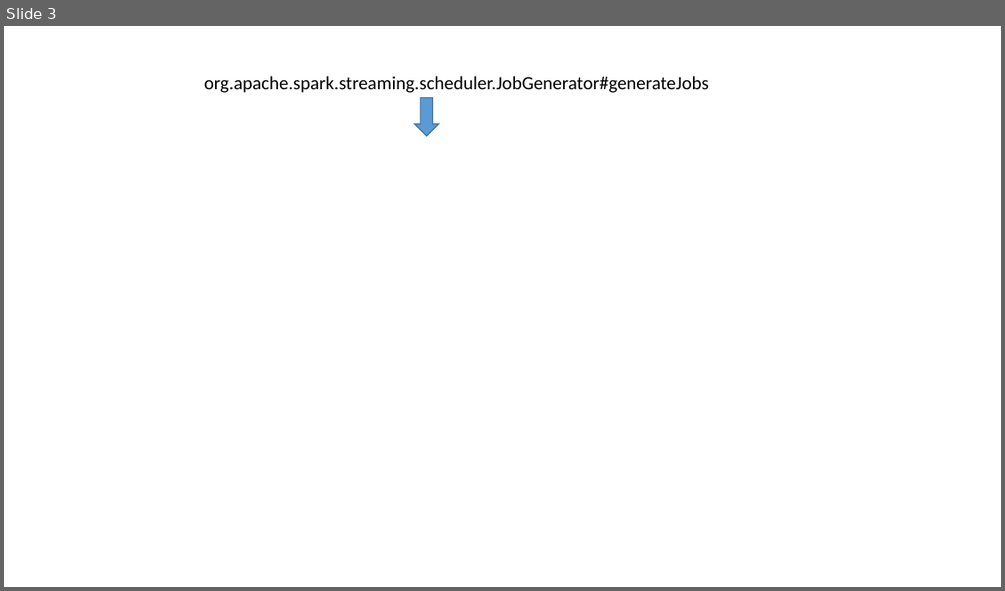
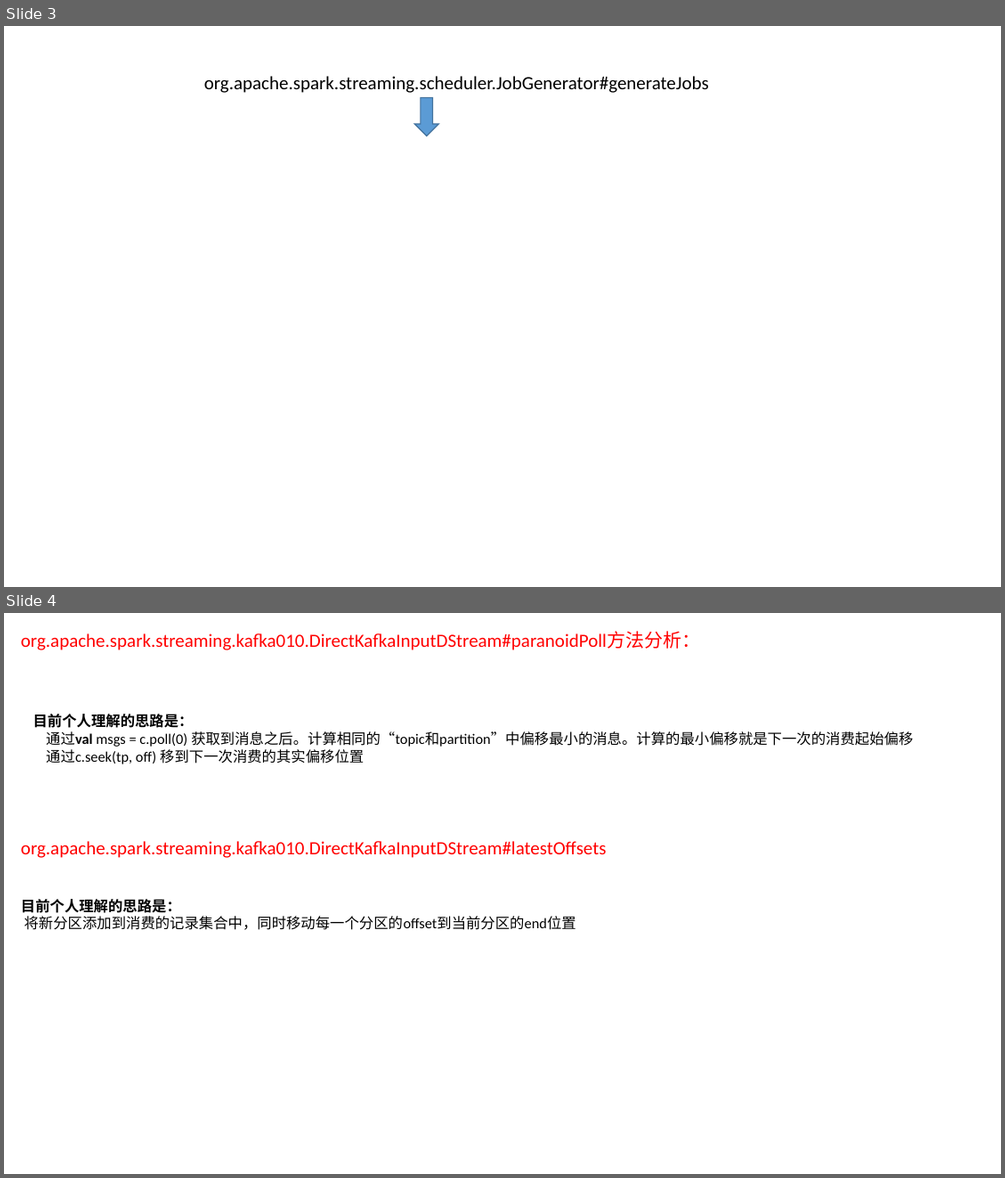
Before and after one commit to Dax1n/Spark2.1.0, a slide deck: Spark Streaming相关的素材.pptx. Shown one above the other, each under a label of ours: slide 3 before the commit, slides 3 and 4 after it. The pictures are 1005x591 and 1005x1178 pixels, drawn with LibreOffice and Linux fonts; fonts in the diff are those of the drawing. Boxes give left, top, right and bottom in pixels: in the first picture for what was removed or moved away, otherwise in the second. Text is boxed around its words. In the diff, an @@ line names an element or a change of style, - is before the commit and + after.

```diff
--- a/Spark Streaming相关的素材.pptx
+++ b/Spark Streaming相关的素材.pptx
@@ slide 4 added at <box>4,613,1001,1174</box>, background #FFFFFF @@
@@ text added at <box>21,631,701,650</box>, 18 pt, text #FF0000 @@
+org.apache.spark.streaming.kafka010.DirectKafkaInputDStream#paranoidPoll方法分析：
@@ text added at <box>33,714,913,764</box>, 14 pt, text #000000 @@
+目前个人理解的思路是：
+通过val msgs = c.poll(0) 获取到消息之后。计算相同的“topic和partition”中偏移最小的消息。计算的最小偏移就是下一次的消费起始偏移
+通过c.seek(tp, off) 移到下一次消费的其实偏移位置
@@ text added at <box>21,841,607,858</box>, 18 pt, text #FF0000 @@
+org.apache.spark.streaming.kafka010.DirectKafkaInputDStream#latestOffsets
@@ text added at <box>21,899,576,930</box>, 14 pt, text #000000 @@
+目前个人理解的思路是：
+将新分区添加到消费的记录集合中，同时移动每一个分区的offset到当前分区的end位置
```
Also in this commit, not shown: 1 other slide added, 6 other files.
